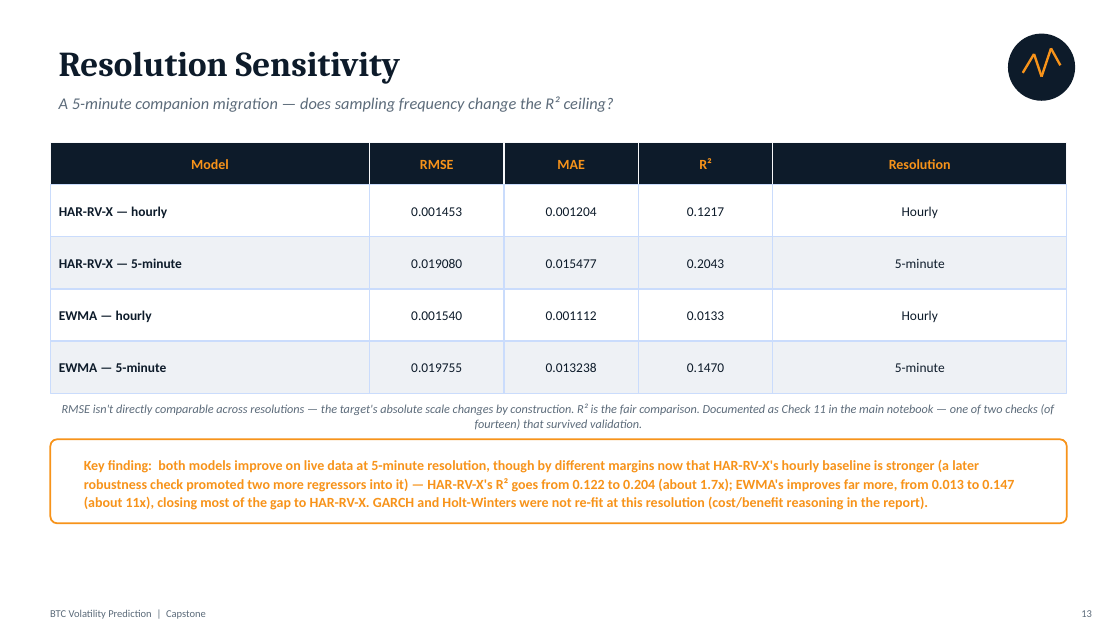
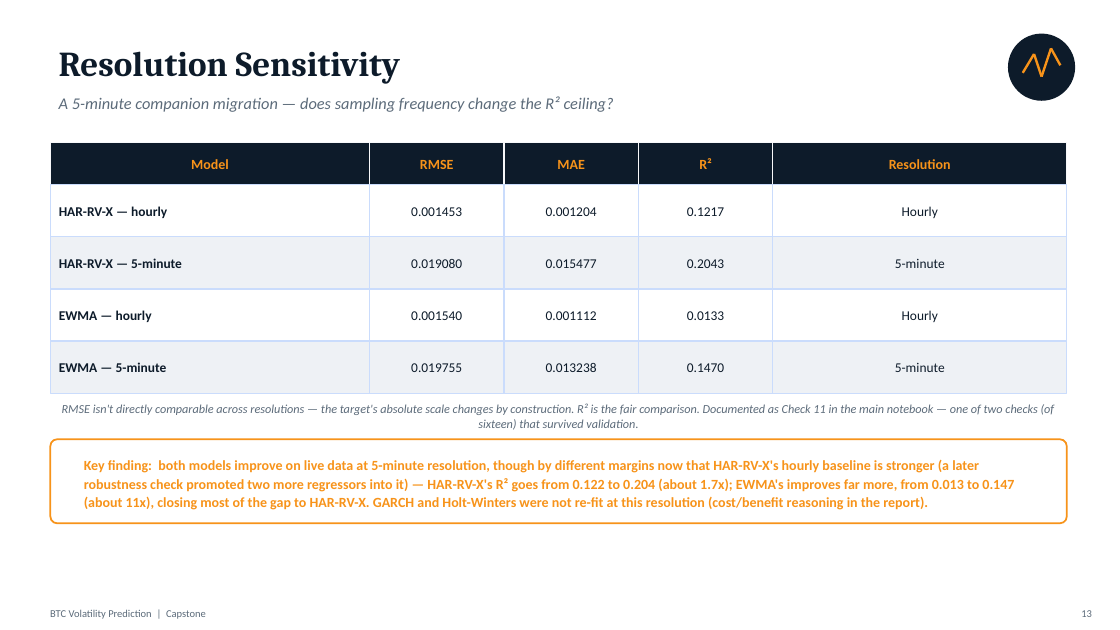
Before and after one commit to mhejairi10/bitcoin-volatility-prediction, a slide deck: slide 13 of presentation/capstone-btc-volatility.pptx. Drawn at 1120x630 pixels with LibreOffice and Linux fonts; fonts in the diff are those of the drawing. Boxes give left, top, right and bottom in pixels: in the first picture for what was removed or moved away, otherwise in the second. Text is boxed around its words. In the diff, an @@ line names an element or a change of style, - is before the commit and + after.

```diff
--- a/presentation/capstone-btc-volatility.pptx
+++ b/presentation/capstone-btc-volatility.pptx
@@ text at bbox=[62, 403, 1055, 430]: text changed @@
-RMSE isn't directly comparable across resolutions — the target's absolute scale changes by construction. R² is the fair comparison. Documented as Check 11 in the main notebook — one of two checks (of fourteen) that survived validation.
+RMSE isn't directly comparable across resolutions — the target's absolute scale changes by construction. R² is the fair comparison. Documented as Check 11 in the main notebook — one of two checks (of sixteen) that survived validation.
```
Also in this commit, not shown: 1 other slide changed, 2 other files.
